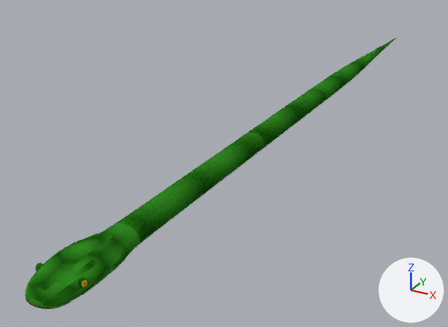
The Blender file MagicVR/Assets/Blends/Snake.blend: old version first, new version second.
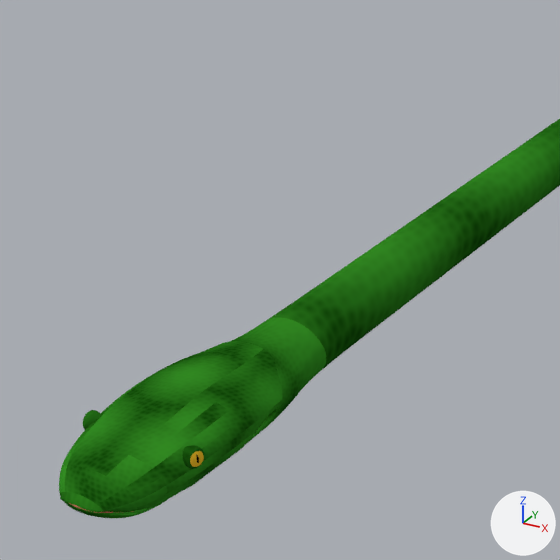
The first picture shows the older version from a camera (50 mm lens) standing at (0.587, -1.508, 0.533) and looking at (-0.155, -0.159, -0.142). The close-ups show both versions on the part from 0% to 54% of the width and 27% to 100% of the height of that picture; other places that the commit changed are outside them. Arrows for +X, +Y and +Z are at lower right; the lights stay in place.

The scene before the commit, as lines of its bpy script (objects in view):
```python
me_headtop = bpy.data.meshes.new('HeadTop')
me_headtop.from_pydata(...)  # 1216 vertices, 1214 faces; spans x -0.05..0.05, y -1.0..1.0, z -0.02..0.03
me_headtop.polygons.foreach_set('use_smooth', [True] * 1214)
# faces by material slot: [826, 114, 80, 64, 130]
me_headtop.materials.append(mat_snake)  # picture img_snake_albedo_png
me_headtop.materials.append(mat_mouth)  # red #b55f4d
me_headtop.materials.append(mat_eye)  # picture img_snakepupil_png
me_headtop.materials.append(mat_tongue)  # red #e72841
me_headtop.materials.append(mat_fangs)  # white #ffffff
ob_snake = bpy.data.objects.new('Snake', me_headtop)
ob_snake.location = (0.0, 0.0, 0.0)
_m = ob_snake.modifiers.new('Subdivision', 'SUBSURF')
```
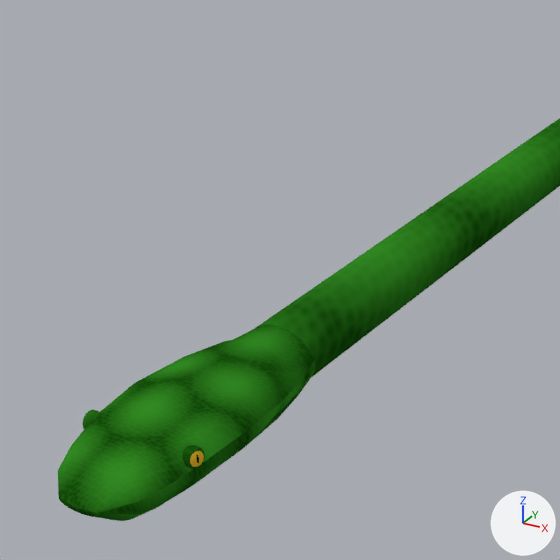
The newer file is also turned or shifted as a whole; pictures and numbers use the older file's frame.

Boxes (x1, y1, x2, y2) around the edits, measured in the close-ups (560 x 560 px):
'Snake', reshaped, modifiers changed
    before: (59, 119, 560, 518)
    after: (58, 118, 560, 521)
part 1 of me_headtop, cut back
    before: (207, 338, 270, 369)
    after: (208, 340, 267, 367)
part 2 of me_headtop, surface changed
    both: (60, 325, 311, 512)

The change, as a list of edits to the scene's bpy script:
```text
Change me_headtop:
    used by ob_snake; location = (0.0, 0.0, 0.0)
    remove me_headtop.from_pydata(...)  # 1216 vertices, 1214 faces; spans x -0.05..0.05, y -1.0..1.0, z -0.02..0.03
    add me_headtop.from_pydata(...)  # 1147 vertices, 1128 faces; spans x -0.05..0.05, y -1.0..1.0, z -0.02..0.03
    me_headtop part 1
    115 vertices are removed from x -0.01..0.01, y -1.0..-0.83, z -0.01..0.02
    202 faces are deleted
    6 vertices move from x -0.01..0.01, y -0.99..-0.95, z -0.01 to x -0.01..0.01, y -0.99..-0.97, z -0.01
    46 vertices are added at x -0.02..0.02, y -1.0..-0.88, z -0.01..0.0
    4 new faces join them, mat_snake (picture img_snake_albedo_png)
    52 new faces join them, mat_tongue (red #e72841)
    60 new faces join them, mat_fangs (white #ffffff)
    me_headtop part 2: 227 kept faces spanning x -0.05..0.05, y -1.0..-0.8, z -0.01..0.03 get new texture (UV) coordinates
Change ob_snake:
    remove _m = ob_snake.modifiers.new('Subdivision', 'SUBSURF')
```
